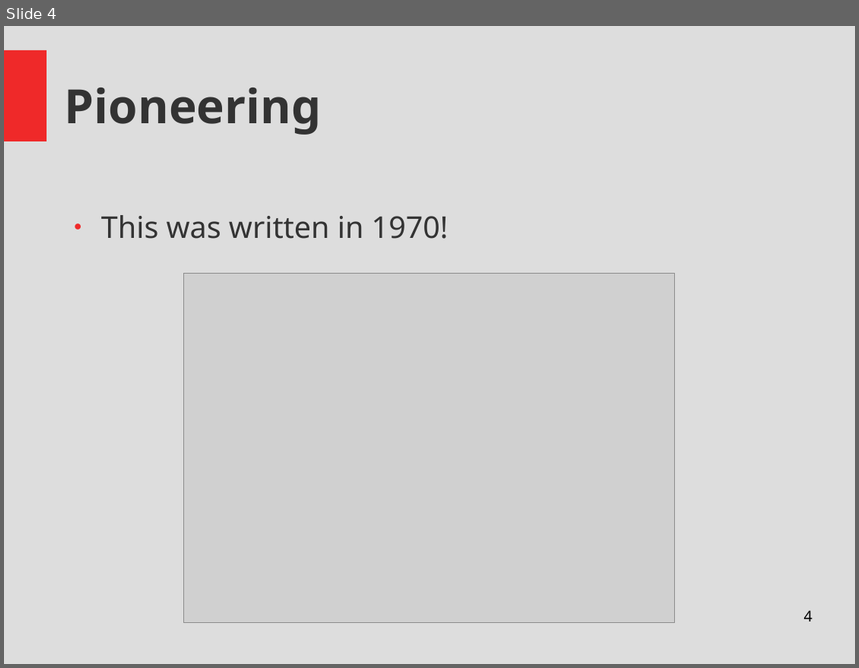
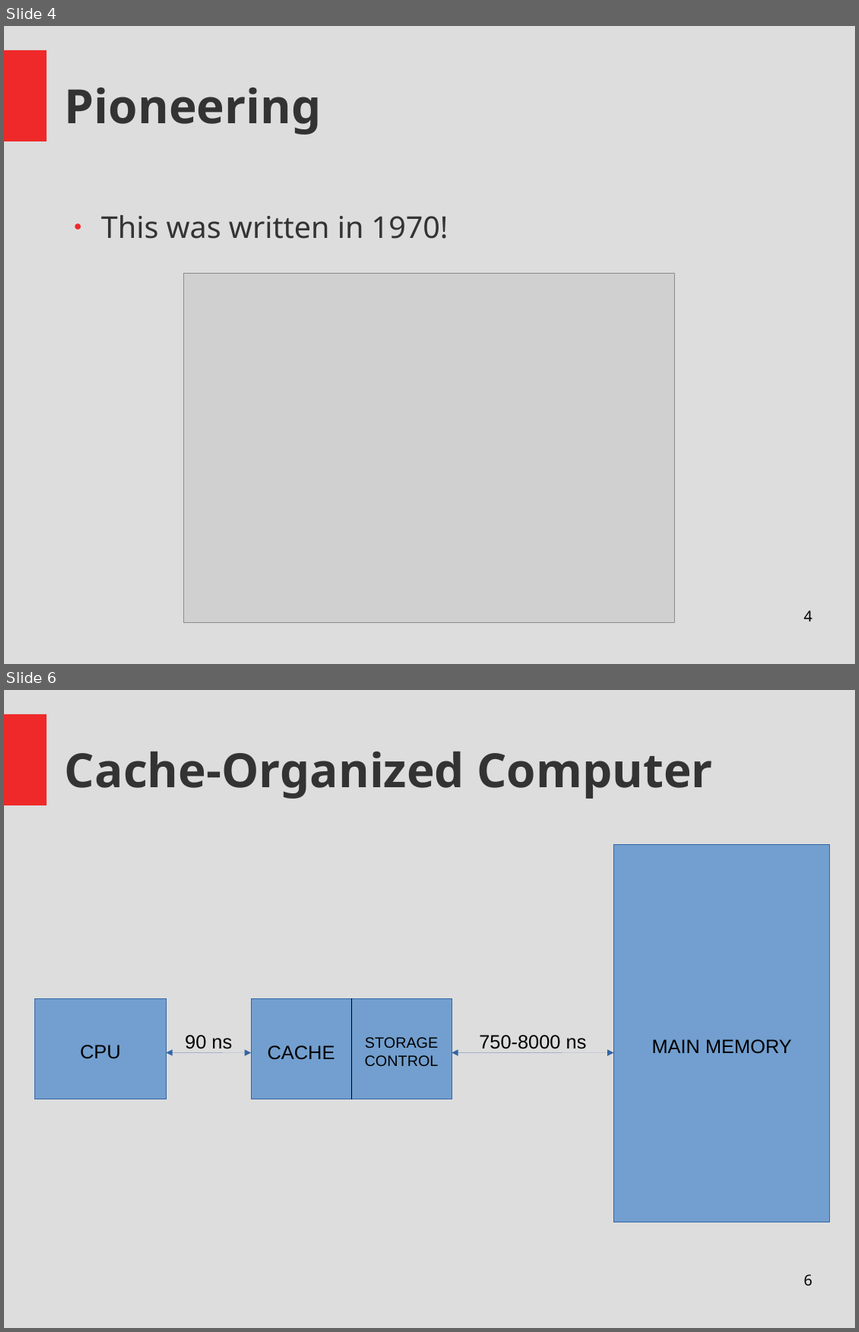
Before and after one commit to Thapep/PPS, a slide deck: inmemory/In Memory Processing Presentation.odp. Shown one above the other, each under a label of ours: slide 4 before the commit, slides 4 and 6 after it; the slides between them are not shown. The pictures are 859x668 and 859x1332 pixels, drawn with LibreOffice and Linux fonts; fonts in the diff are those of the drawing; grey boxes stand for pictures. Boxes give left, top, right and bottom in pixels: in the first picture for what was removed or moved away, otherwise in the second. Text is boxed around its words. In the diff, an @@ line names an element or a change of style, - is before the commit and + after.

```diff
--- a/inmemory/In Memory Processing Presentation.odp
+++ b/inmemory/In Memory Processing Presentation.odp
@@ slide 6 added at (x1=4, y1=690, x2=855, y2=1328), background #DDDDDD; not listed: 1 template element that a slide beside it also shows @@
@@ title added at (x1=65, y1=752, x2=713, y2=799), 44 pt, text #333333, bold @@
+Cache-Organized Computer
@@ rectangle added at (x1=614, y1=844, x2=830, y2=1223), fill #729FCF, outline #3465A4 0 pt @@
@@ rectangle added at (x1=35, y1=999, x2=166, y2=1100), fill #729FCF, outline #3465A4 0 pt @@
@@ rectangle added at (x1=251, y1=999, x2=452, y2=1100), fill #729FCF, outline #3465A4 0 pt @@
@@ line added from (351, 999) to (351, 1100), #000000 0 pt @@
@@ text added at (x1=80, y1=1045, x2=121, y2=1059), 18 pt, text #000000 @@
+CPU
@@ line added at (x1=166, y1=1053, x2=251, y2=1053), outline #3465A4 0 pt, 18 pt, text #000000 @@
+90 ns
@@ text added at (x1=268, y1=1046, x2=335, y2=1060), 18 pt, text #000000 @@
+CACHE
@@ text added at (x1=365, y1=1037, x2=439, y2=1066), 14 pt, text #000000 @@
+STORAGE CONTROL
@@ line added at (x1=452, y1=1053, x2=614, y2=1053), outline #3465A4 0 pt, 18 pt, text #000000 @@
+750-8000 ns
@@ text added at (x1=652, y1=1040, x2=792, y2=1054), 18 pt, text #000000 @@
+MAIN MEMORY
@@ page number added at (x1=804, y1=1274, x2=813, y2=1286), 14 pt, text #000000 @@
+6
```
Also in this commit, not shown: 6 other slides added, 1 other file.
